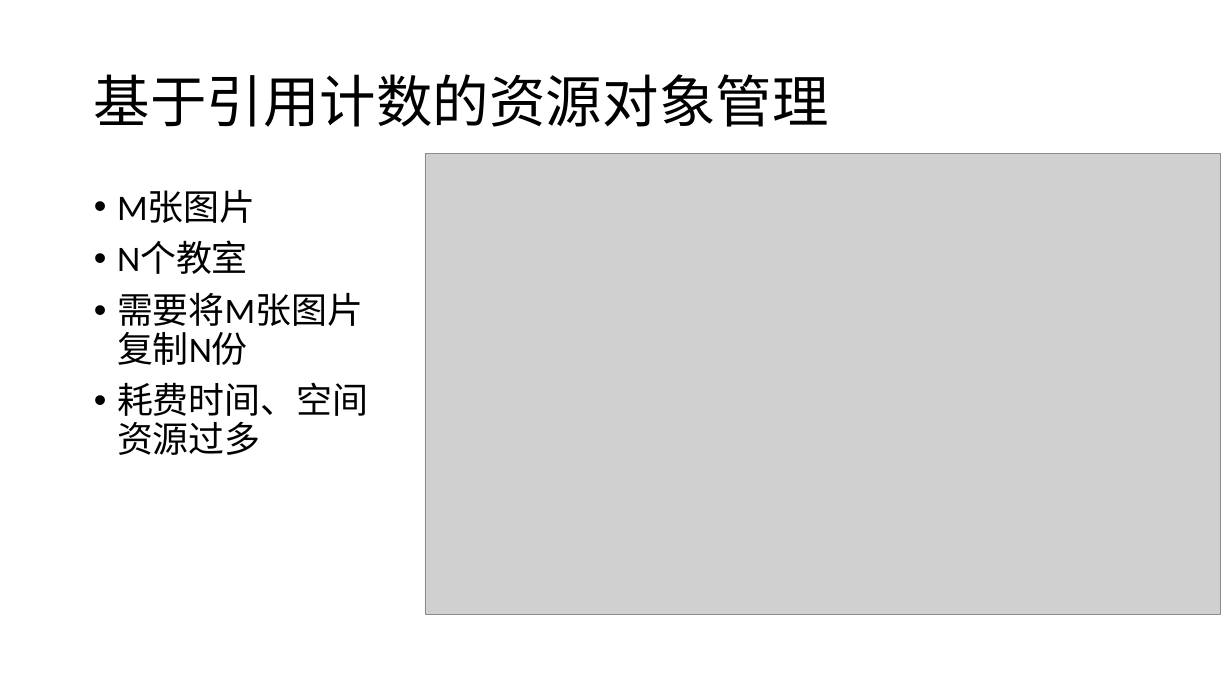
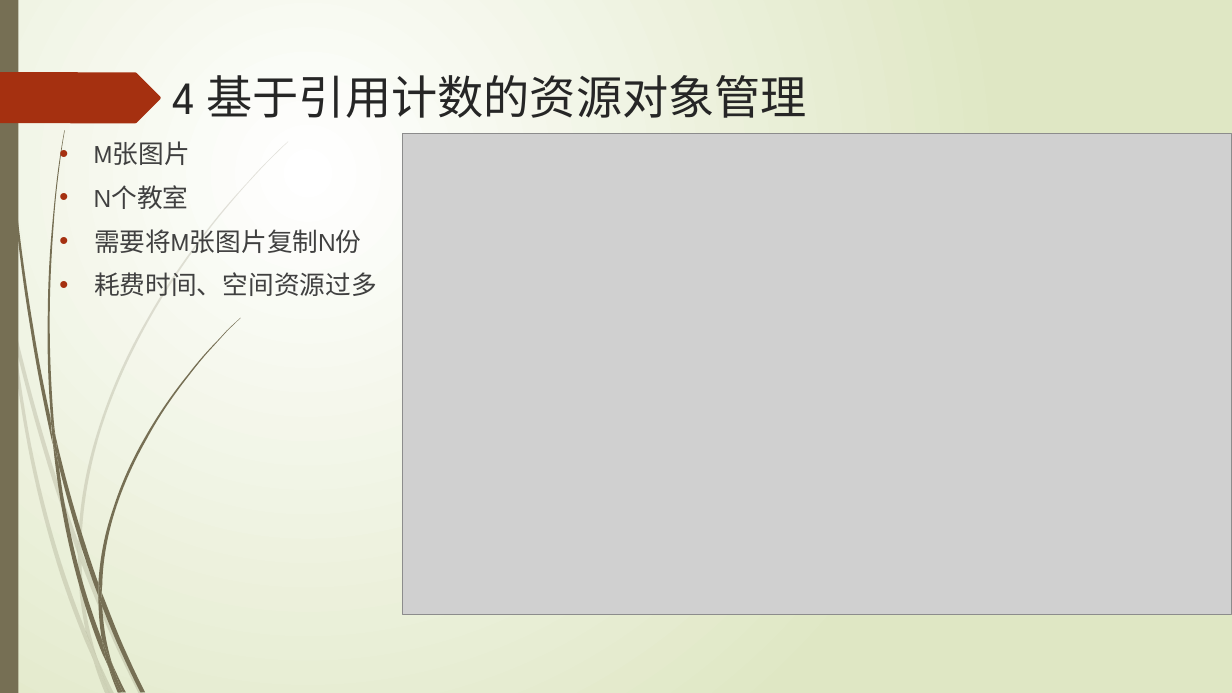
Before and after one commit to liuzhuocpp/liuzhuo_midterm_report, a slide deck: slide 21 of 刘卓中期报告.pptx (slide 13 before the commit). Drawn at 1232x693 pixels with LibreOffice and Linux fonts; fonts in the diff are those of the drawing; grey boxes stand for pictures. Boxes give left, top, right and bottom in pixels: in the first picture for what was removed or moved away, otherwise in the second. Text is boxed around its words. In the diff, an @@ line names an element or a change of style, - is before the commit and + after.

```diff
--- a/刘卓中期报告.pptx
+++ b/刘卓中期报告.pptx
@@ background #FFFFFF to gradient #FFFFFF to #DFE8C4 @@
@@ rectangle added at <box>0,0,18,693</box>, fill #766F54 @@
@@ freeform shape added at <box>0,72,161,123</box>, fill #A53010 @@
@@ title "4 基于引用计数的资源对象管理" at <box>173,75,808,118</box>: vertical alignment middle to top @@
@@ title at <box>173,75,808,118</box>: text changed; size 44 to 36 pt; font Calibri to League Spartan; text colour #000000 to #262626 @@
-基于引用计数的资源对象管理
+4 基于引用计数的资源对象管理
@@ text "M张图片": place and size @@
-text "M张图片" at <box>117,190,368,455</box>
+text "M张图片" at <box>94,141,377,296</box>
@@ text "M张图片" at <box>94,141,377,296</box>: size 28 to 20 pt, font Calibri to League Spartan, text colour #000000 to #404040; indent changed; line spacing 0.9 to 1 @@
@@ picture: place and size @@
-picture at <box>425,153,1221,615</box>
+picture at <box>403,133,1232,615</box>
@@ group added at <box>0,141,288,693</box>: 10 freeform shapes @@
@@ group added at <box>3,0,240,693</box>: 12 freeform shapes @@
```
Also in this commit, not shown: 16 other slides changed, 9 slides added.
